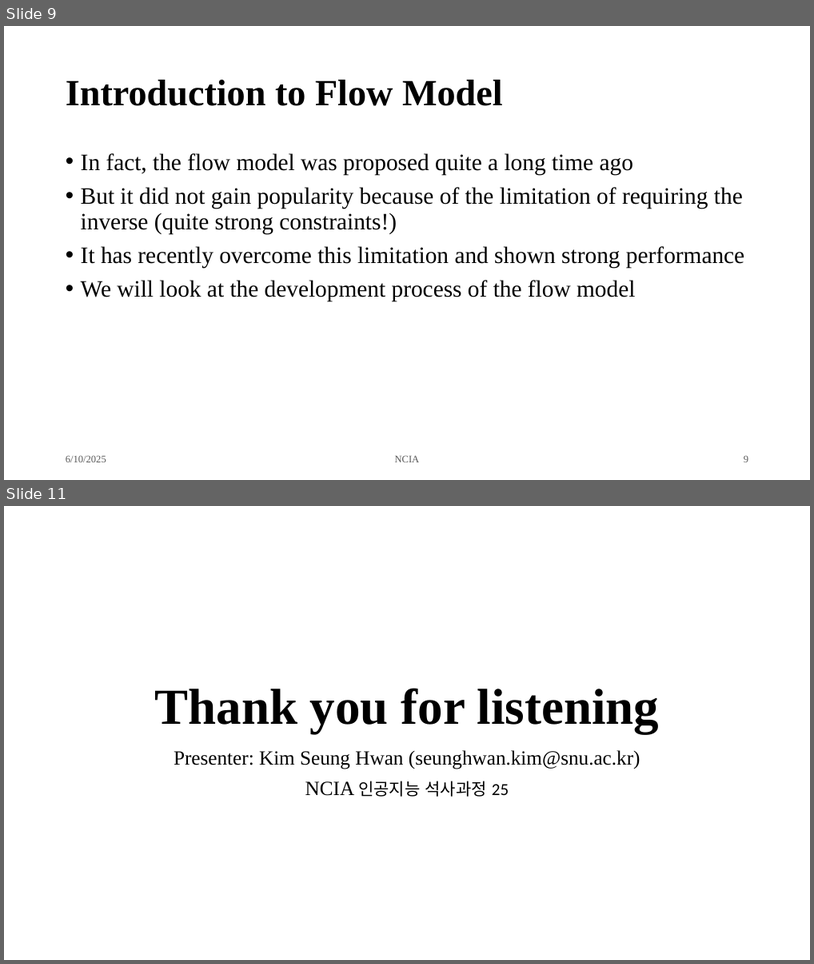
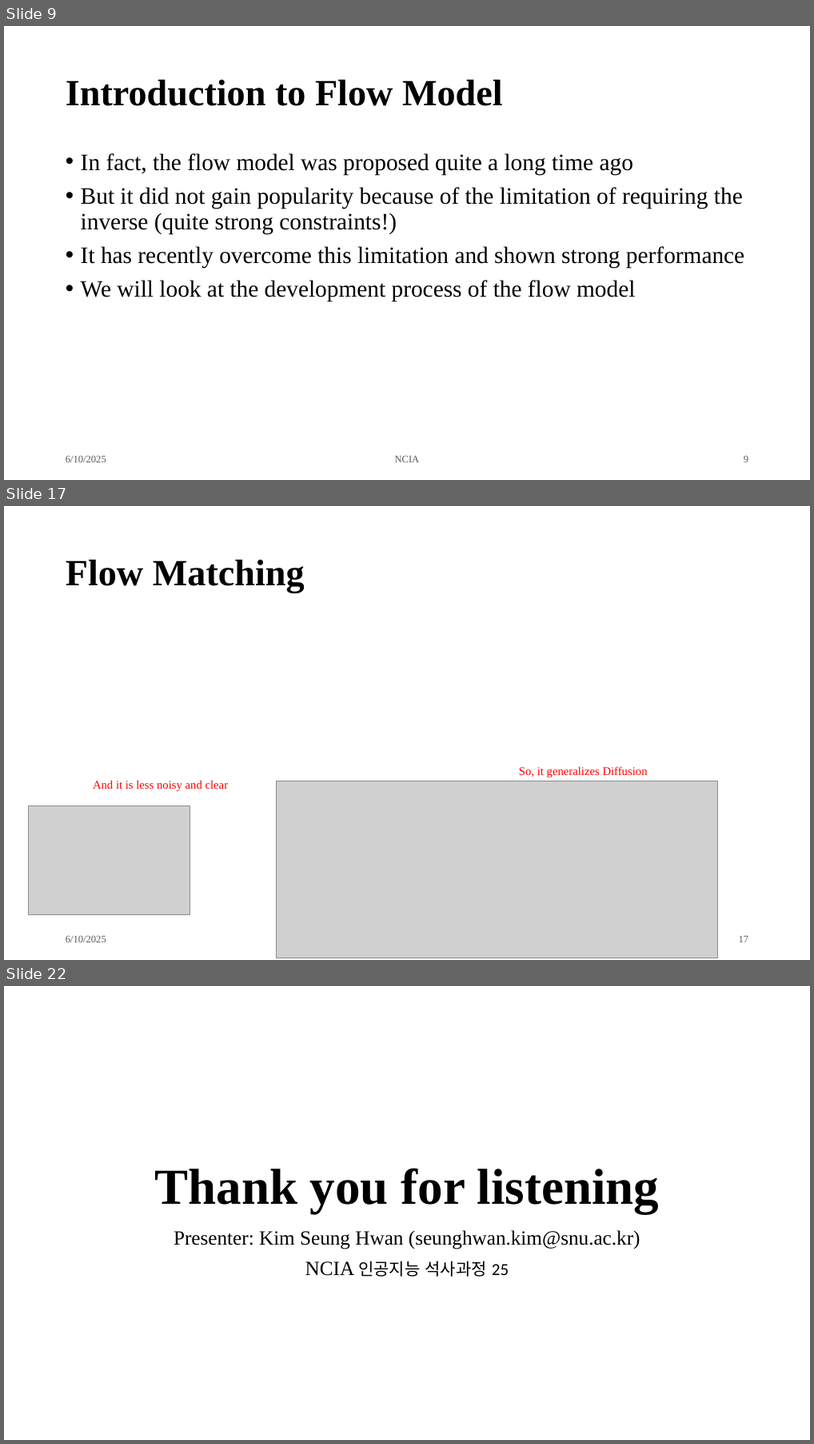
Before and after one commit to overnap/lab-seminar, a slide deck: ds/Introduction to Flow Matching.pptx. Shown one above the other, each under a label of ours: slides 9 and 11 before the commit, slides 9, 17 and 22 after it; the slides between them are not shown. The pictures are 814x964 and 814x1444 pixels, drawn with LibreOffice and Linux fonts; fonts in the diff are those of the drawing; grey boxes stand for pictures. Boxes give left, top, right and bottom in pixels: in the first picture for what was removed or moved away, otherwise in the second. Text is boxed around its words. In the diff, an @@ line names an element or a change of style, - is before the commit and + after.

Commit message:
Add intro to flow matching

```diff
--- a/ds/Introduction to Flow Matching.pptx
+++ b/ds/Introduction to Flow Matching.pptx
@@ slide 17 added at (x1=4, y1=506, x2=810, y2=960), background #FFFFFF @@
@@ title added at (x1=66, y1=560, x2=305, y2=593), 44 pt, text #000000, bold @@
+Flow Matching
@@ text added at (x1=519, y1=766, x2=648, y2=777), 14 pt, text #FF0000 @@
+So, it generalizes Diffusion
@@ text added at (x1=93, y1=780, x2=229, y2=791), 14 pt, text #FF0000 @@
+And it is less noisy and clear
@@ picture added at (x1=277, y1=780, x2=718, y2=958) @@
@@ picture added at (x1=28, y1=806, x2=190, y2=915) @@
@@ text added at (x1=66, y1=935, x2=106, y2=942), 12 pt, text #595959 @@
+6/10/2025
@@ page number added at (x1=739, y1=935, x2=750, y2=942), 12 pt, text #595959 @@
+17
@@ what was slide 11 is now slide 22 @@
```
Also in this commit, not shown: 2 slides changed, 10 other slides added.
